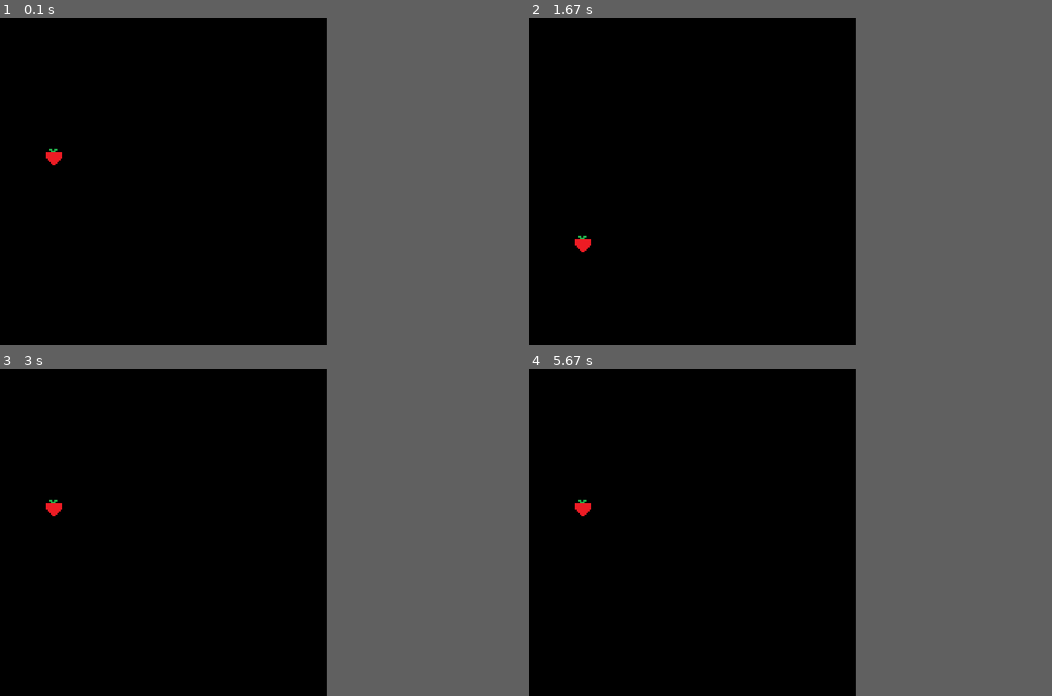
Above: before the commit, frames 1-4 (two rows, left to right).
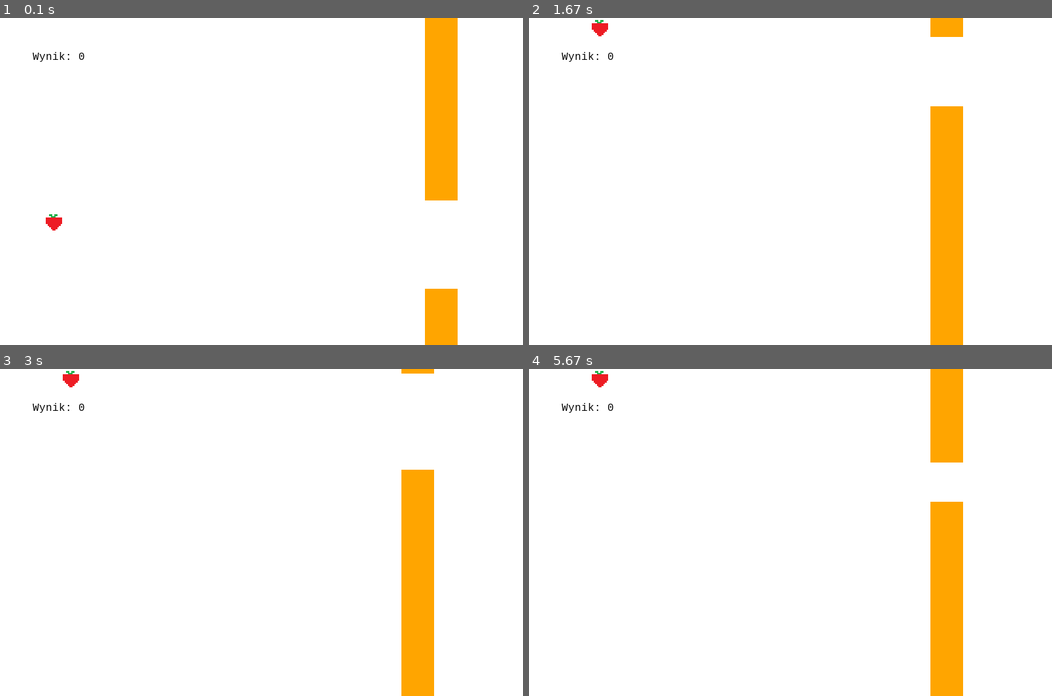
Above: after the commit, the same moments.

Repository: jedrus113/pygame
Game: pygame game, started from main.py
The game is run twice, just before and just after one commit, with the same random seed, the same clock (stepped at 60 frames per second) and the same inputs.
Inputs (mouse positions are in pixels of both pictures, inside the frame that each line leads up to):
- Up to frame 1 (0.1 s): no input
- Up to frame 2 (1.67 s): tap Space at 0.33 s; click (790, 204) at 0.72 s; click (628, 132) at 1.05 s; click (984, 295) at 1.38 s
- Up to frame 3 (3 s): click (271, 421) at 1.72 s; click (235, 617) at 2.05 s; click (245, 476) at 2.38 s; click (188, 463) at 2.72 s
- Up to frame 4 (5.67 s): click (926, 503) at 3.05 s; click (952, 525) at 3.38 s; click (900, 473) at 3.72 s; click (638, 470) at 4.05 s; click (811, 519) at 4.38 s; click (638, 512) at 4.72 s; click (712, 627) at 5.05 s; click (633, 653) at 5.38 s
The window is 500x500 before the commit and 800x500 after it. Grey fills any space a smaller window leaves; there, only what the larger window draws over its background counts as a difference.

The runs differ from the first frame. In frame 1, 67% of the frame differs, in the area x 0-88%, y 0-100%; in frame 2, 67%; in frame 3, 67%; in frame 4, 68%, in the area x 0-83%, y 0-100%.

Commit message:
added moving pipes

Diff:
--- a/config.py
+++ b/config.py
@@ -1,10 +1,13 @@
 from pygame import Color
 
 game_title = "Flying strawberry"
-screen_size = (500, 500)
+screen_size = (800, 500)
 lock_fps = 60
-background = Color("black")
-gravity_vector = (0, 0.17)
-jump_vector = (0, -5)
-init_pos = (70, 200)
+background = Color("white")
+pipes_color = Color("Orange")
+gravity_vector = (0.04, 0.18)
+jump_vector = (0, -8)
+init_pos = (70, 300)
 player_size = (25,25)
+speed = 1
+score = 0
--- a/graphic/graphic_engine.py
+++ b/graphic/graphic_engine.py
@@ -18,8 +18,8 @@
     def on_event(self, event):
         if event.type == pygame.QUIT:
             self._running = False
-        elif event.type == pygame.KEYDOWN:
-            config.keys.append(event.key)
+        elif event.type == pygame.KEYDOWN or event.type == pygame.MOUSEBUTTONDOWN:
+            config.keys.append(pygame.K_SPACE)
         elif event.type == pygame.VIDEORESIZE:
             config.screen_size = event.size
             config.surface = pygame.display.set_mode(config.screen_size, *self.display_options)
--- a/graphic/shape.py
+++ b/graphic/shape.py
@@ -10,6 +10,9 @@
     def getPos(self):
         return self.pos
 
+    def getPosInt(self):
+        return (int(self.pos[0]), int(self.pos[1]))
+
     def setPos(self, pos=(0,0)):
         self.pos = pos
 
@@ -20,6 +23,16 @@
         raise NotImplementedError()
 
 
+class RectShape(ShapeBase):
+    def __init__(self, color, pos, size, width=0):
+        super(RectShape, self).__init__(pos)
+        self.color = color
+        self.size = size
+        self.width = width
+
+    def draw(self):
+        pygame.draw.rect(config.surface, self.color, (self.getPosInt()[0], self.getPosInt()[1], self.size[0], self.size[1]), self.width)
+
 class CircleShape(ShapeBase):
     # size / radius = int
     def __init__(self, color, radius, pos=(0,0), width=0):
@@ -29,8 +42,17 @@
         self.width = width
 
     def draw(self):
-        pygame.draw.circle(config.surface, self.color, self.pos, self.size, self.width)
+        pygame.draw.circle(config.surface, self.color, self.getPosInt(), self.size, self.width)
 
+class TextShape(ShapeBase):
+    def __init__(self, pos, text):
+        super(TextShape, self).__init__(pos)
+        self.myfont = pygame.font.SysFont("monospace", 16)
+        self.text = text
+
+    def draw(self):
+        scoretext = self.myfont.render(self.text, 1, (0,0,0))
+        config.surface.blit(scoretext, self.getPos())
 
 class ImageShape(ShapeBase):
     cashe = {}
@@ -54,7 +76,7 @@
 
 
     def draw(self):
-        config.surface.blit(pygame.transform.scale(self.image_surface, self.size), self.pos)
+        config.surface.blit(pygame.transform.scale(self.image_surface, self.size), self.getPosInt())
 
     def reset(self):
         self.image_surface = False
--- a/logic/logic.py
+++ b/logic/logic.py
@@ -1,21 +1,34 @@
 from graphic.shape import *
-from logic_object import Thing
+from logic_object import Thing, Pipe
+from random import randint
 
 
 class GameLogic:
     def on_init(self):
         config.pause = True
         config.objects = []
+        self.scoreShape = TextShape((50,50), "Wynik: " + str(config.score))
+        Thing(self.scoreShape)
         self.strawberry = Thing(ImageShape('graphic/pics/food.bmp', config.init_pos, config.player_size))
+        size = randint(50, 200)
+        height = randint(0, config.screen_size[1] - 200)
+        self.pipe = Pipe(height, size)
 
     def on_loop(self):
         if config.pause and pygame.K_SPACE in config.keys:
             config.pause = False
+
         if not config.pause:
             if pygame.K_SPACE in config.keys:
                 self.strawberry.addVector(config.jump_vector)
-            self.strawberry.addVector(config.gravity_vector)
+            self.strawberry.addVector((config.gravity_vector[0], config.gravity_vector[1]))
             self.strawberry.on_loop()
+            self.pipe.on_loop()
 
-            if self.strawberry.getPos()[1] + config.player_size[1] > config.screen_size[1] or self.strawberry.getPos()[1] < 0:
+
+            if self.strawberry.getPos()[1] + config.player_size[1] > config.screen_size[1] or self.strawberry.getPos()[1] < 0 or ((self.strawberry.getPos()[0]+config.player_size[0]-10 > self.pipe.getPos()[0] and self.strawberry.getPos()[0]-40 < self.pipe.getPos()[0]) and (self.strawberry.getPos()[1]+10 < self.pipe.height or self.strawberry.getPos()[1]+config.player_size[1]-10 > self.pipe.height + self.pipe.size)):
+                #config.score = 0
                 self.on_init()
+            elif self.strawberry.getPos()[0] > config.screen_size[0]:
+                config.score += 1
+                self.on_init()
--- a/logic/logic_object.py
+++ b/logic/logic_object.py
@@ -1,5 +1,5 @@
 import config
-
+from graphic.shape import RectShape, Shape
 
 class Thing(object):
     def __init__(self, shape):
@@ -21,4 +21,13 @@
         self.shape.draw()
 
     def on_loop(self):
-        self.shape.move((int(self.vector[0]), int(self.vector[1])))
+        self.shape.move(self.vector)
+
+class Pipe(Thing):
+    def __init__(self, height, size = 100):
+        self.height = height
+        self.size = size
+        self.up = RectShape(config.pipes_color, (650,0), (50,height))
+        self.down = RectShape(config.pipes_color, (650,height+size), (50,config.screen_size[1]))
+        super(Pipe, self).__init__(Shape(self.down, self.up))
+        self.vector = [-config.speed, 0]
